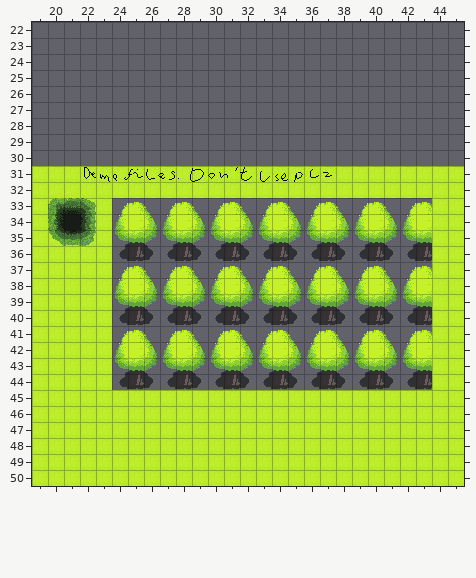
Tiled map -- assets/map/demo1.tmx. Above, as it was before the edit.
Cells are 16x16 px. Shown: x 19..45, y 22..50.
And afterwards:
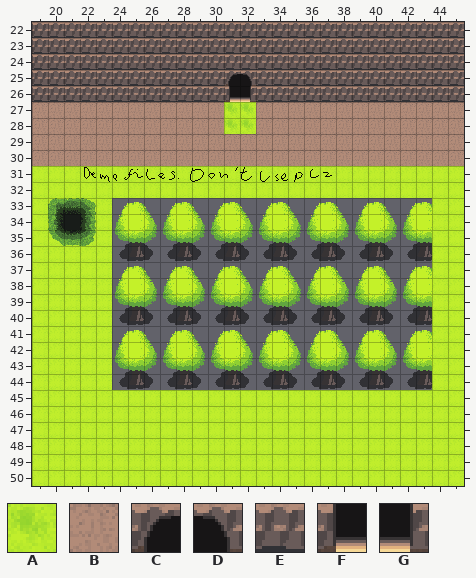
Key: from "demo1": A 17, B 37, C 43, D 44, E 53, F 59, G 60.
_ is an empty cell.
From old to new:
Layer "Tile Layer 2":
Tile A now appears in rows 27 to 28 at x 31 to 32.
Tile B now appears in rows 27 to 28 at x 19 to 30 and 33 to 45; in rows 29 to 30 at x 19 to 45.
Tile C now appears in row 25 at x 31.
Tile D now appears in row 25 at x 32.
Tile E now appears in rows 22 to 24 at x 19 to 45; in rows 25 to 26 at x 19 to 30 and 33 to 45.
Tile F now appears in row 26 at x 31.
Tile G now appears in row 26 at x 32.
Changed places in both pictures, as pixel boxes (x1, y1, x2, y2):
added: (32, 22, 464, 166)
